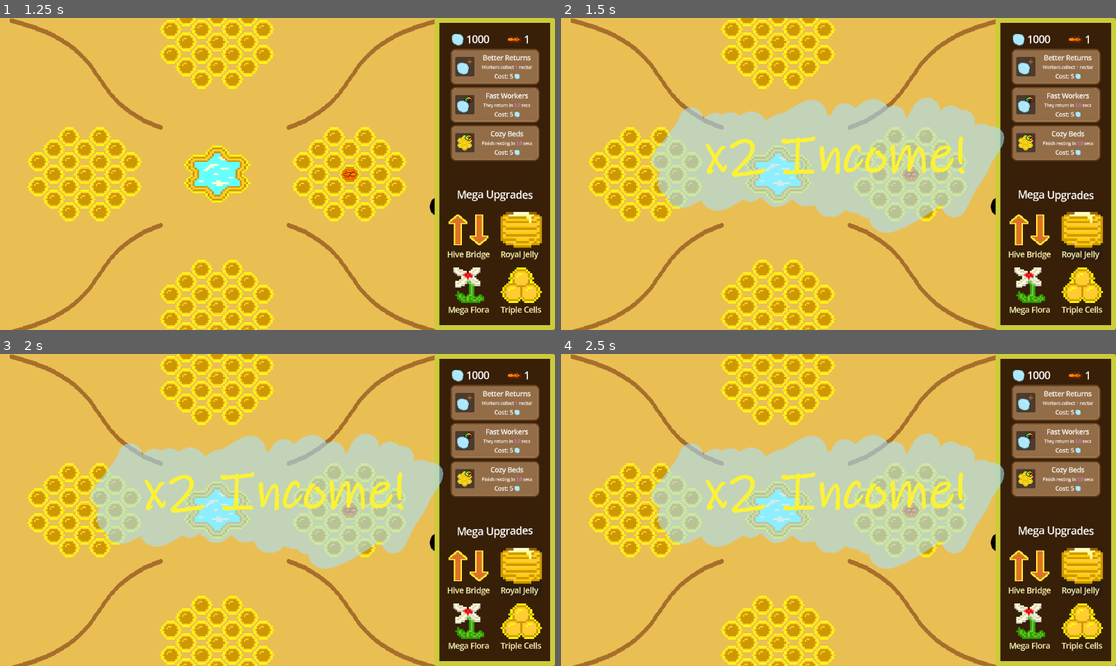
Above: before the commit, frames 1-4 (two rows, left to right).
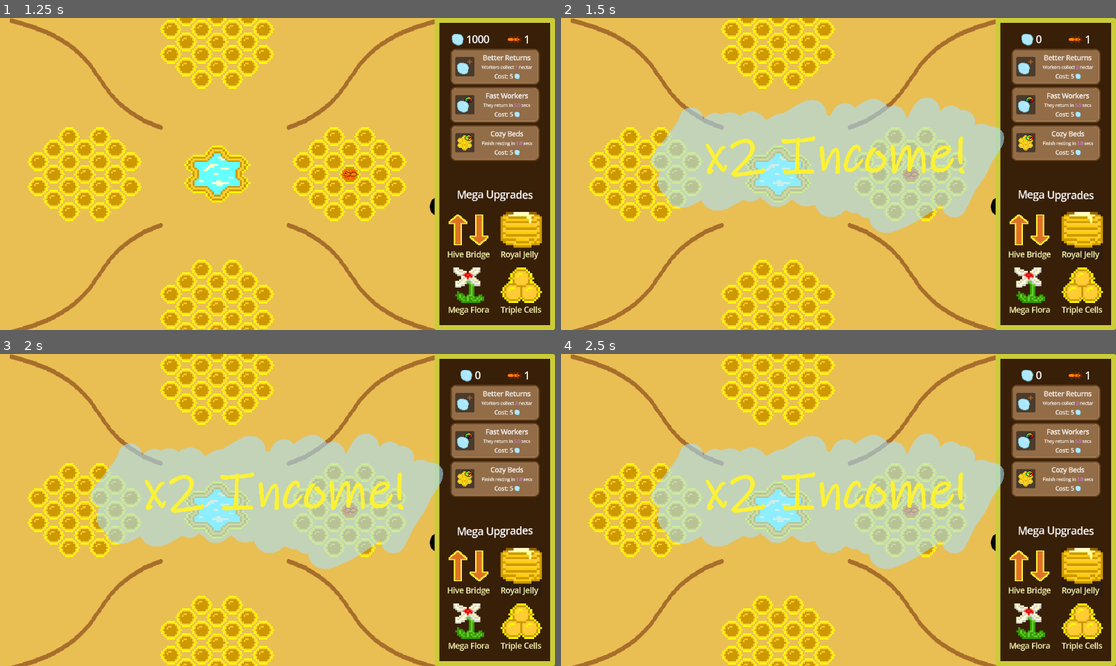
Above: after the commit, the same moments.

Repository: SBSoftwareDev/brainless
Game: Godot game, scene res://src/scenes/menu.tscn
Same seed, same stepped clock (60 frames per second), same inputs: the game is played once before the commit and once after it.
Inputs (mouse positions are in pixels of both pictures, inside the frame that each line leads up to):
- Up to frame 1 (1.25 s): click "Play" at 0.5 s
- Up to frame 2 (1.5 s): click (1082, 236) at 1.25 s
- Up to frame 3 (2 s): no input
- Up to frame 4 (2.5 s): click (1027, 628) at 2 s

Frame 1 is identical in both runs. In frame 2, 0.2% of the frame differs, in the area x 81-94%, y 5-17%; in frame 3, 0.2%; in frame 4, 0.2%.

Commit message:
added functions for all other mega upgrades

Diff:
--- a/src/scripts/control.gd
+++ b/src/scripts/control.gd
@@ -92,21 +92,33 @@
 
 
 func _on_royal_jelly_pressed() -> void:
-	var splash_scene = load("res://src/scenes/SplashFade.tscn").instantiate()
-	get_parent().add_child(splash_scene)
-	royal_jelly_button.disabled = true
-	royal_jelly_button.focus_mode = Control.FOCUS_NONE
+	var bought = economy.buyMegaUpgrade()
+	if bought:
+		rate_upgrade_label.text = str("Workers collect [color=#E47DFF]", int(player_stats.upgrade_collection_rate()), "[/color] nectar")
+		rate_cost_label.text = str("Cost: ", economy.getCollectionPrice(), " [img width=10%]res://assets/img/ui/nectar.png[/img]")
+		var splash_scene = load("res://src/scenes/SplashFade.tscn").instantiate()
+		get_parent().add_child(splash_scene)
+		royal_jelly_button.disabled = true
+		royal_jelly_button.focus_mode = Control.FOCUS_NONE
 
 
 func _on_mega_flora_pressed() -> void:
-	var splash_scene = load("res://src/scenes/SplashFade.tscn").instantiate()
-	get_parent().add_child(splash_scene)
-	mega_flora_button.disabled = true
-	mega_flora_button.focus_mode = Control.FOCUS_NONE
+	var bought = economy.buyMegaUpgrade()
+	if bought:
+		rate_upgrade_label.text = str("Workers collect [color=#E47DFF]", int(player_stats.upgrade_collection_rate()), "[/color] nectar")
+		rate_cost_label.text = str("Cost: ", economy.getCollectionPrice(), " [img width=10%]res://assets/img/ui/nectar.png[/img]")
+		var splash_scene = load("res://src/scenes/SplashFade.tscn").instantiate()
+		get_parent().add_child(splash_scene)
+		mega_flora_button.disabled = true
+		mega_flora_button.focus_mode = Control.FOCUS_NONE
 
 
 func _on_triple_cells_pressed() -> void:
-	var splash_scene = load("res://src/scenes/SplashFade.tscn").instantiate()
-	get_parent().add_child(splash_scene)
-	triple_cells_button.disabled = true
-	triple_cells_button.focus_mode = Control.FOCUS_NONE
+	var bought = economy.buyMegaUpgrade()
+	if bought:
+		rate_upgrade_label.text = str("Workers collect [color=#E47DFF]", int(player_stats.upgrade_collection_rate()), "[/color] nectar")
+		rate_cost_label.text = str("Cost: ", economy.getCollectionPrice(), " [img width=10%]res://assets/img/ui/nectar.png[/img]")
+		var splash_scene = load("res://src/scenes/SplashFade.tscn").instantiate()
+		get_parent().add_child(splash_scene)
+		triple_cells_button.disabled = true
+		triple_cells_button.focus_mode = Control.FOCUS_NONE
